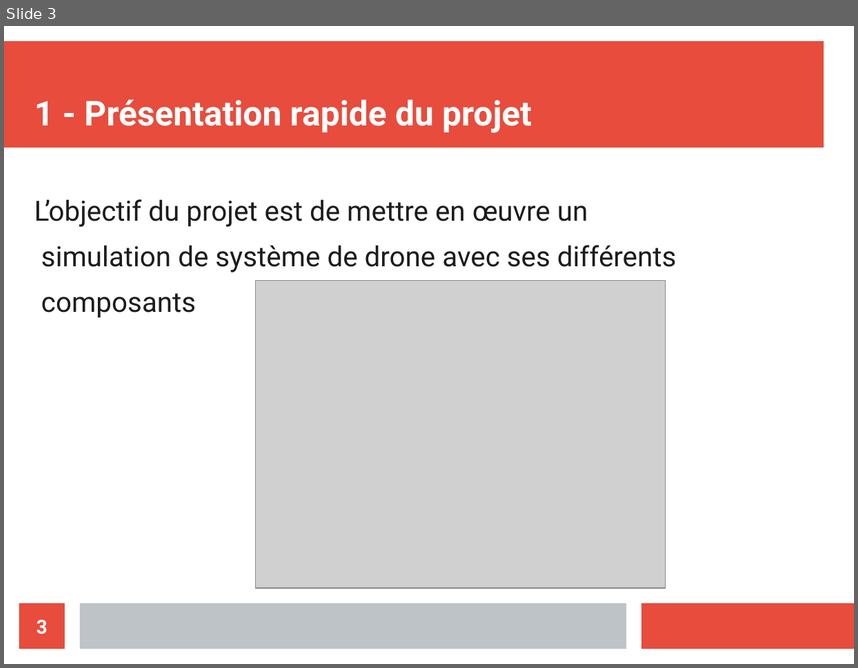
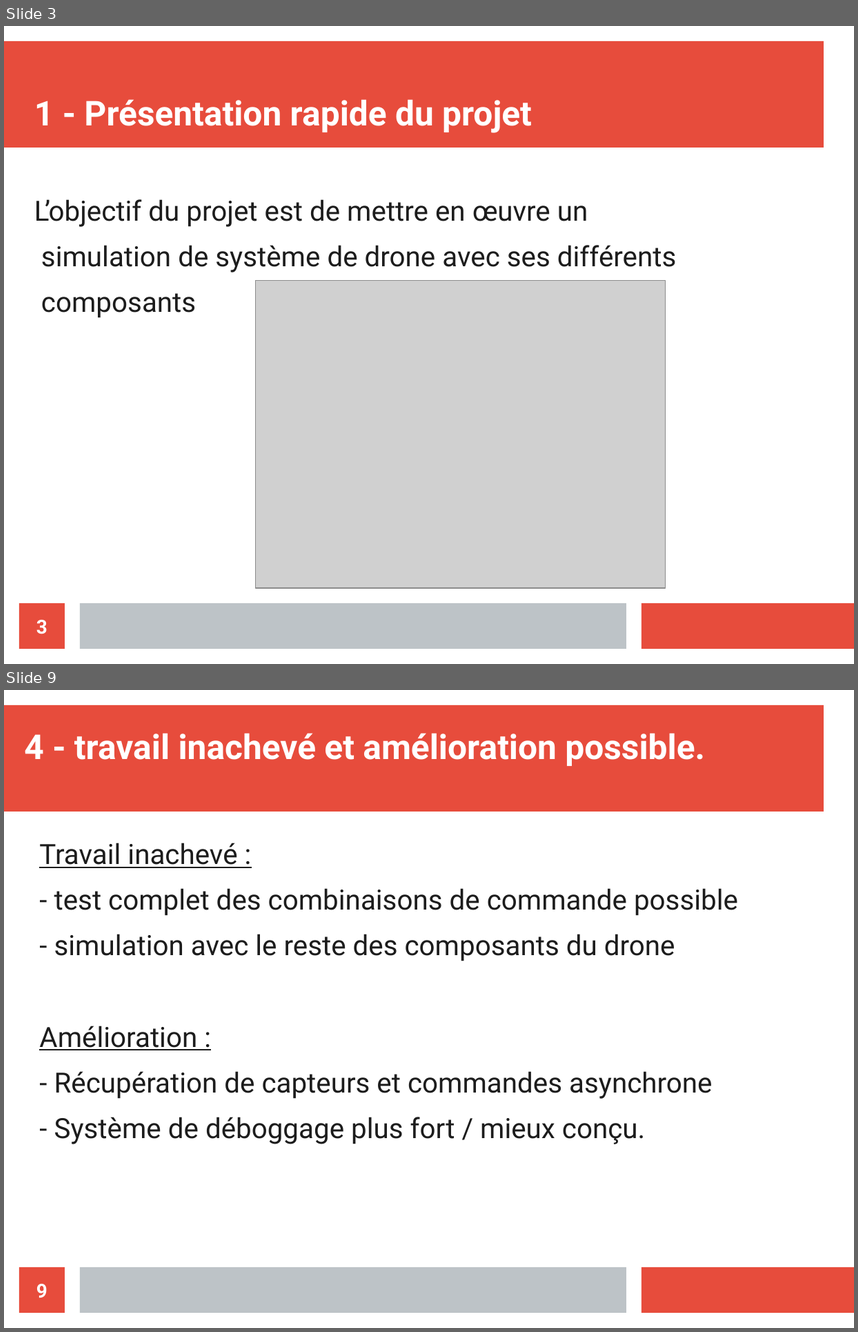
Before and after one commit to athmanmekh/AuttoPIlote-X-OPEN-PILOT, a slide deck: presentation/presentation 3/diapoPresentation (1).odp. Shown one above the other, each under a label of ours: slide 3 before the commit, slides 3 and 9 after it; the slides between them are not shown. The pictures are 858x668 and 858x1332 pixels, drawn with LibreOffice and Linux fonts; fonts in the diff are those of the drawing; grey boxes stand for pictures. Boxes give left, top, right and bottom in pixels: in the first picture for what was removed or moved away, otherwise in the second. Text is boxed around its words. In the diff, an @@ line names an element or a change of style, - is before the commit and + after.

```diff
--- a/presentation/presentation 3/diapoPresentation (1).odp
+++ b/presentation/presentation 3/diapoPresentation (1).odp
@@ slide 9 added at (4, 690, 854, 1328), background #FFFFFF; not listed: 3 template elements that a slide beside it also shows @@
@@ title added at (24, 733, 705, 766), 32 pt, text #FFFFFF, bold @@
+4 - travail inachevé et amélioration possible.
@@ text added at (39, 842, 738, 1144), 26 pt, text #1C1C1C @@
+Travail inachevé :
+- test complet des combinaisons de commande possible
+- simulation avec le reste des composants du drone
+Amélioration :
+- Récupération de capteurs et commandes asynchrone
+- Système de déboggage plus fort / mieux conçu.
@@ page number added at (19, 1267, 65, 1312), fill #E74C3C, 18 pt, text #FFFFFF, bold @@
+9
```
Also in this commit, not shown: 8 slides changed, 1 slide removed, 7 other files.
